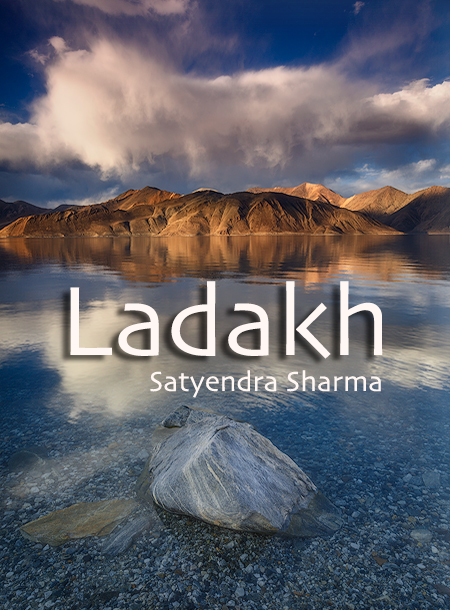
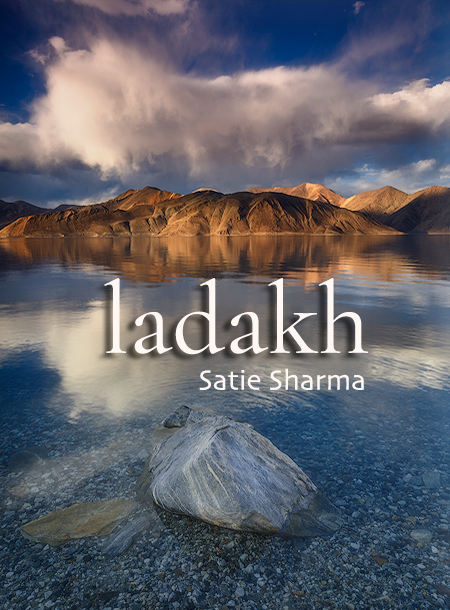
Layers edited between the first and the second 450 × 610 image:
renamed "Satyendra Sharma" to "Satie Sharma", painted on it over [150,368,381,398]
renamed "Ladakh" to "ladakh", painted on it over [70,278,383,359]
